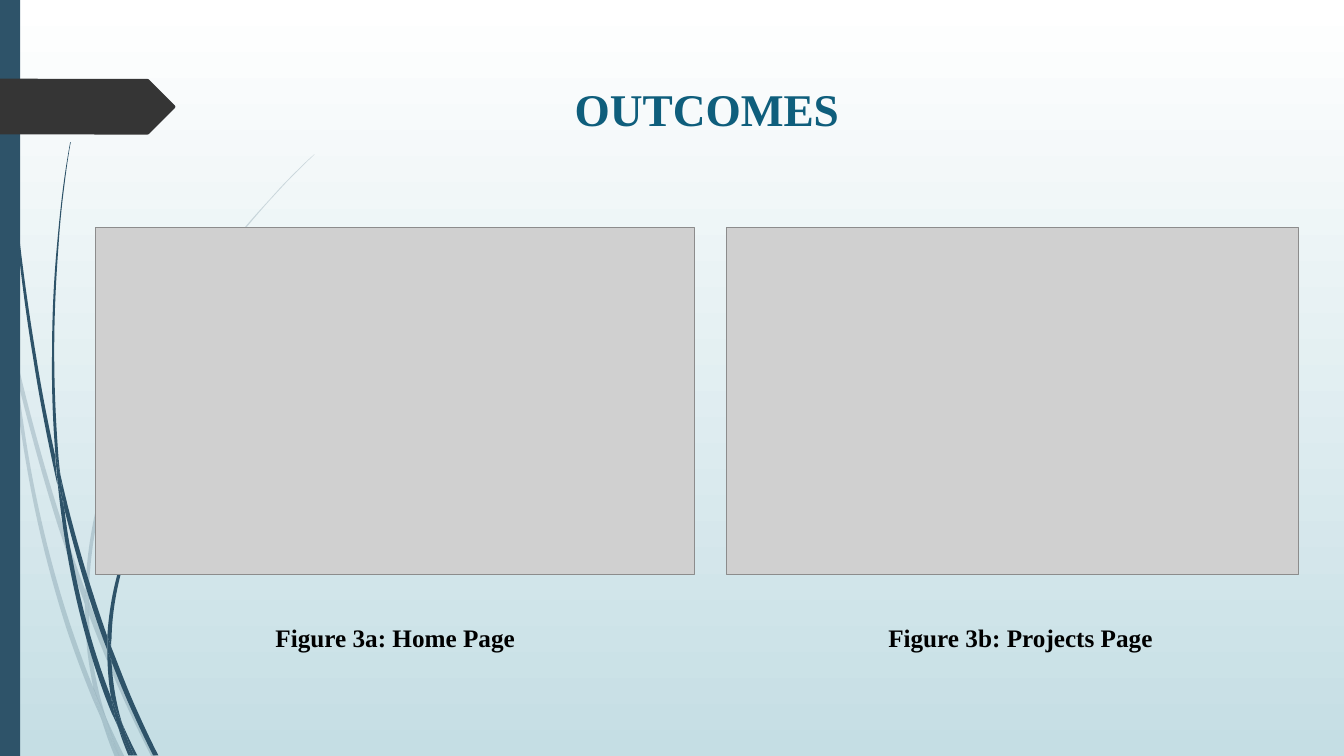
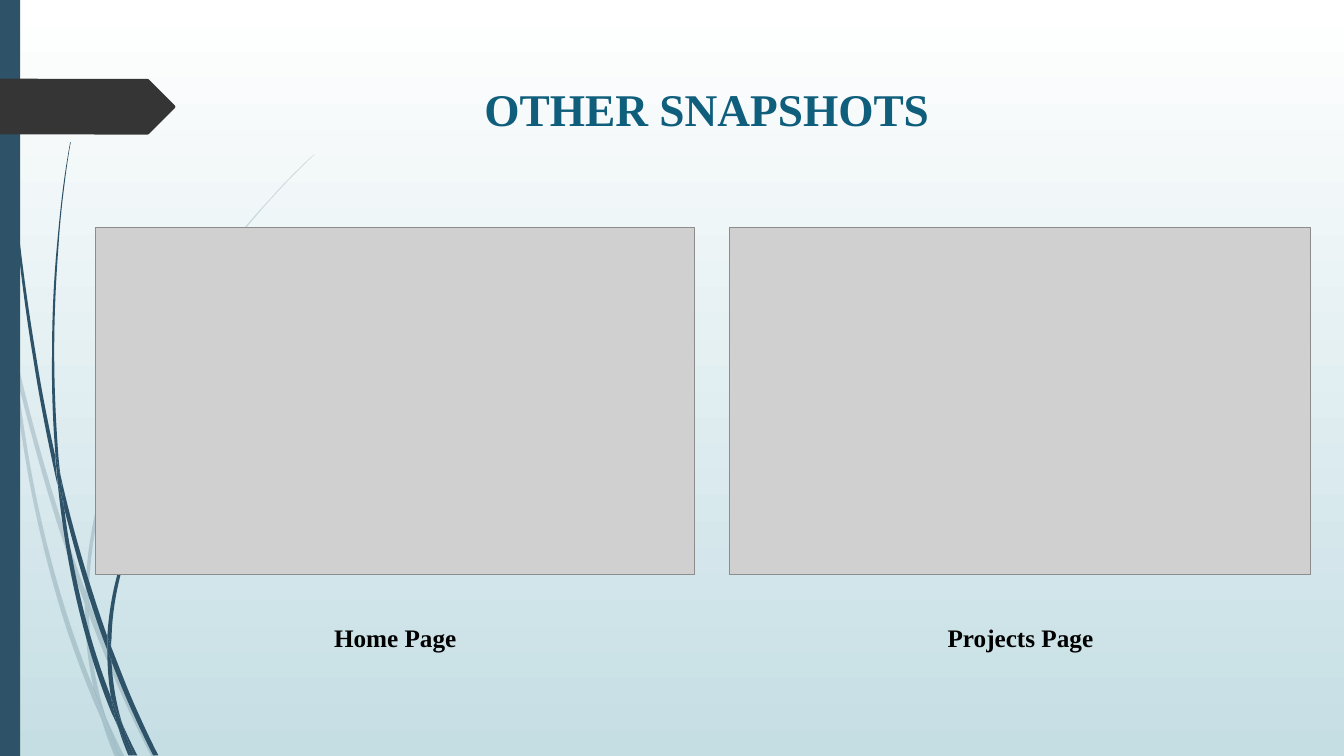
Before and after one commit to Harshith5S/VDP_Solutions, a slide deck: slide 15 of presentation.pptx (slide 12 before the commit). Drawn at 1344x756 pixels with LibreOffice and Linux fonts; fonts in the diff are those of the drawing; grey boxes stand for pictures. Boxes give left, top, right and bottom in pixels: in the first picture for what was removed or moved away, otherwise in the second. Text is boxed around its words. In the diff, an @@ line names an element or a change of style, - is before the commit and + after.

```diff
--- a/presentation.pptx
+++ b/presentation.pptx
@@ title at (484, 96, 929, 127): text changed @@
-OUTCOMES
+OTHER SNAPSHOTS
@@ picture: place and size @@
-picture at (727, 228, 1300, 575)
+picture at (730, 228, 1311, 575)
@@ text at (948, 629, 1093, 653): text changed @@
-Figure 3b: Projects Page
+Projects Page
@@ text at (334, 630, 457, 653): text changed @@
-Figure 3a: Home Page
+Home Page
```
Also in this commit, not shown: 6 other slides changed, 8 slides added, 6 slides removed.
